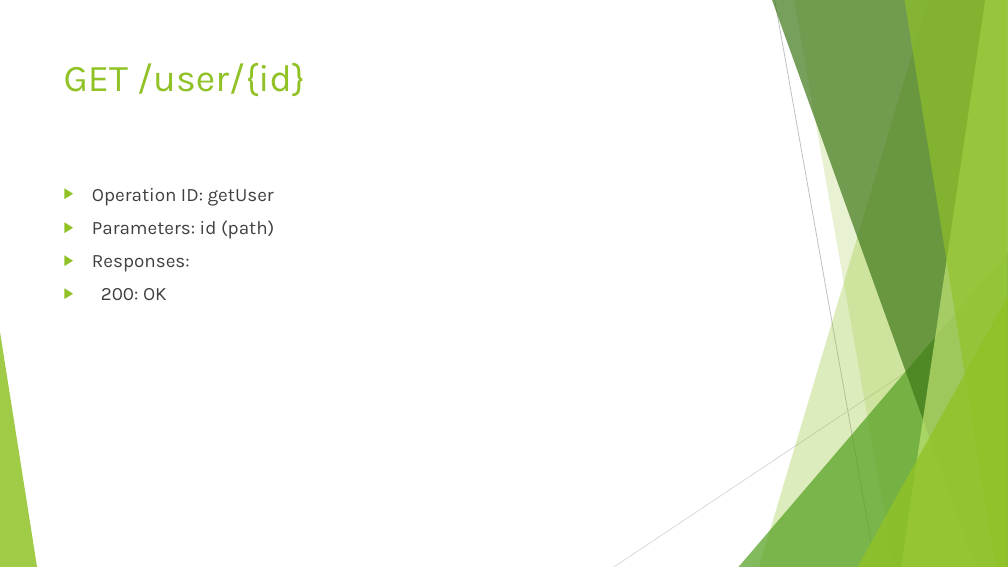
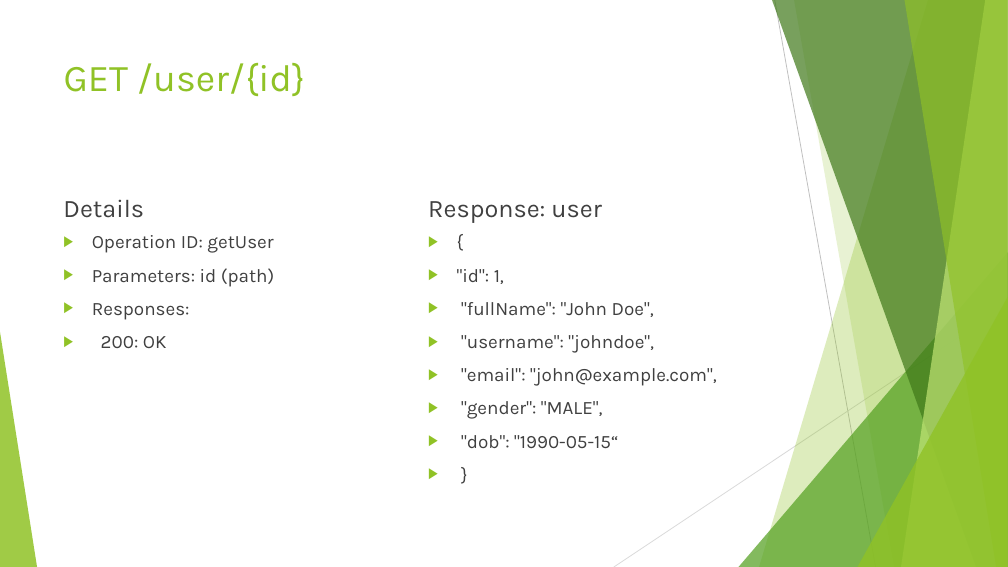
Before and after one commit to jidni911/sdcianSpring, a slide deck: slide 13 of Project SDC.pptx. Drawn at 1008x567 pixels with LibreOffice and Linux fonts; fonts in the diff are those of the drawing. Boxes give left, top, right and bottom in pixels: in the first picture for what was removed or moved away, otherwise in the second. Text is boxed around its words. In the diff, an @@ line names an element or a change of style, - is before the commit and + after.

```diff
--- a/Project SDC.pptx
+++ b/Project SDC.pptx
@@ text added at (63, 199, 144, 218), 24 pt, text #404040 @@
+Details
@@ text added at (428, 201, 602, 223), 24 pt, text #404040 @@
+Response: user
@@ text "Operation ID: getUser": place and size @@
-text "Operation ID: getUser" at (92, 188, 274, 300)
+text "Operation ID: getUser" at (92, 235, 274, 348)
@@ text added at (457, 269, 717, 448), 18 pt, text #404040 @@
+▶ {
+▶ "id": 1,
+▶ "fullName": "John Doe",
+▶ "username": "johndoe",
+▶ "email": "john@example.com",
+▶ "gender": "MALE",
+▶ "dob": "1990-05-15“
+▶ }
```
Also in this commit, not shown: 4 other slides changed, 1 other file.
